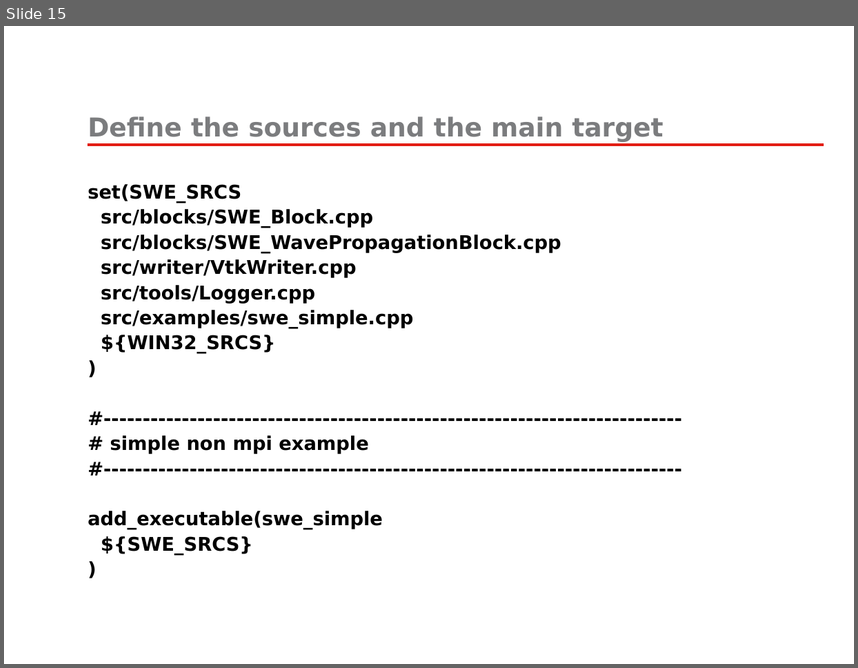
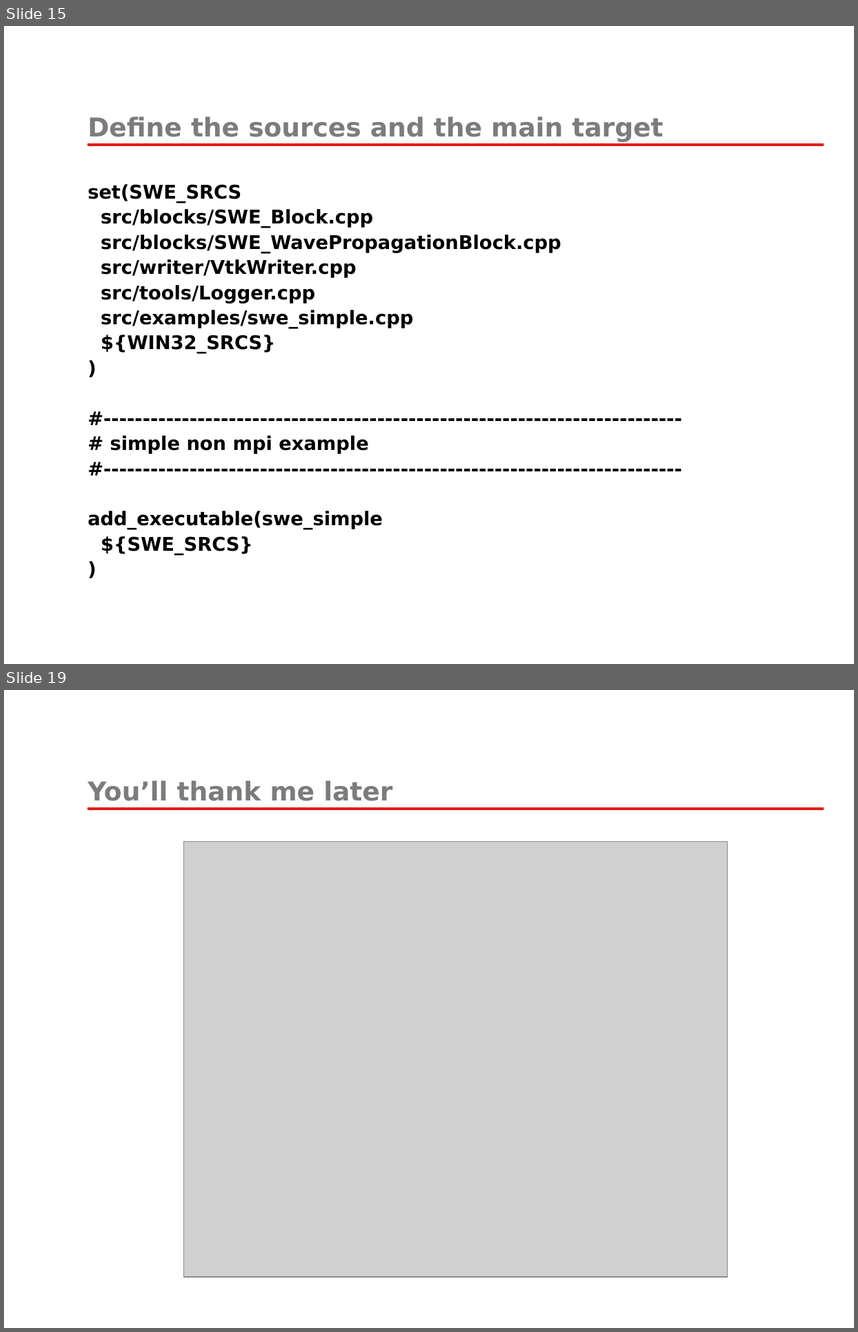
Before and after one commit to fomics/SummerSchool2013, a slide deck: PRESENTATIONS/cmake/2013-07-08-SummerSchool-CMake.pptx. Shown one above the other, each under a label of ours: slide 15 before the commit, slides 15 and 19 after it; the slides between them are not shown. The pictures are 858x668 and 858x1332 pixels, drawn with LibreOffice and Linux fonts; fonts in the diff are those of the drawing; grey boxes stand for pictures; background and template pictures are left out. Boxes give left, top, right and bottom in pixels: in the first picture for what was removed or moved away, otherwise in the second. Text is boxed around its words. In the diff, an @@ line names an element or a change of style, - is before the commit and + after.

```diff
--- a/PRESENTATIONS/cmake/2013-07-08-SummerSchool-CMake.pptx
+++ b/PRESENTATIONS/cmake/2013-07-08-SummerSchool-CMake.pptx
@@ slide 19 added at (x1=4, y1=690, x2=854, y2=1328), background #FFFFFF; not listed: 1 template element that a slide beside it also shows @@
@@ title added at (x1=87, y1=780, x2=392, y2=801), 22 pt, text #7B7C7E, bold @@
+You’ll thank me later
@@ picture added at (x1=184, y1=841, x2=728, y2=1276) @@
```
Also in this commit, not shown: 4 slides changed, 7 other slides added.
